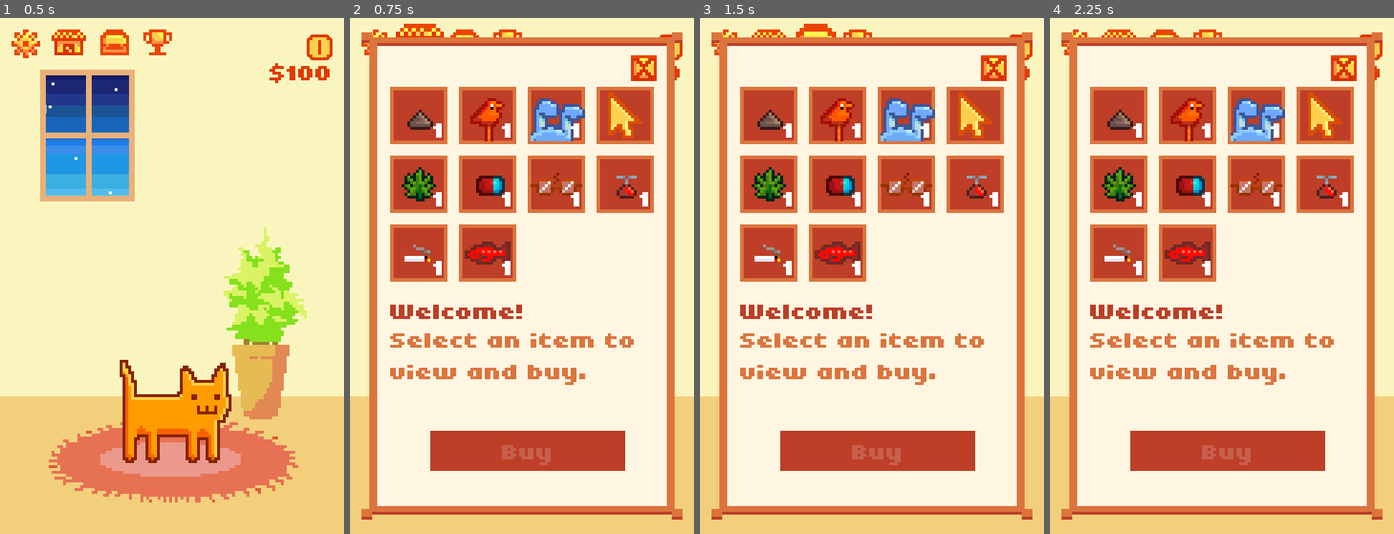
Above: before the commit, frames 1-4 (left to right).
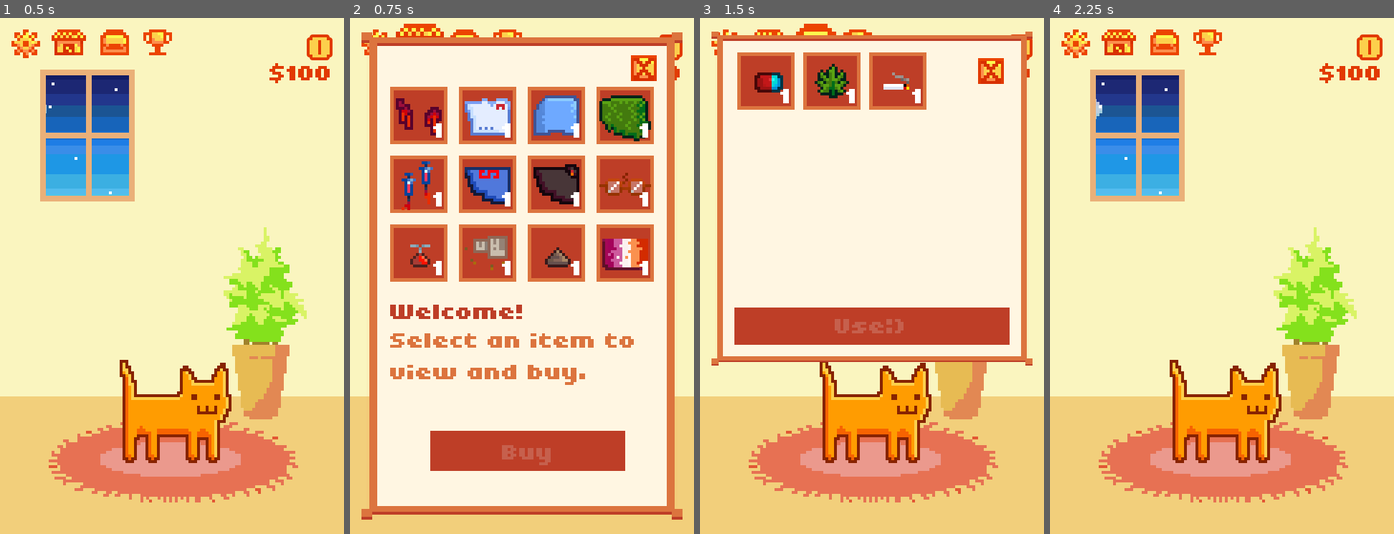
Above: after the commit, the same moments.

Repository: QueenChristina/cat-addiction
Game: Godot game, scene res://src/scenes/World.tscn
The game is run twice, just before and just after one commit, with the same random seed, the same clock (stepped at 60 frames per second) and the same inputs.
Inputs (mouse positions are in pixels of both pictures, inside the frame that each line leads up to):
- Up to frame 1 (0.5 s): no input
- Up to frame 2 (0.75 s): click (418, 43) at 0.5 s
- Up to frame 3 (1.5 s): click (813, 43) at 1.25 s
- Up to frame 4 (2.25 s): click (1222, 451) at 2.02 s

Frame 1 is identical in both runs. In frame 2, 10% of the frame differs, in the area x 13-89%, y 14-52%; in frame 3, 58%; in frame 4, 82%, in the area x 3-97%, y 2-98%.

Commit message:
Add space under inventory bag to show cat, and add more clothes

Diff:
--- a/data/items.json
+++ b/data/items.json
@@ -13,6 +13,9 @@
         "type" : "hat",
     },
 
+
+    "///////////////////////////////// HAT //////////////////////////////" : {},
+
     "hairyPawter" : {
         "name": "Hairy Pawter",
         "price" : 90,
@@ -65,6 +68,9 @@
         "description" : "Brain stuff.",
         "type" : "hat",
     },
+
+
+    "///////////////////////////////// MOUTH //////////////////////////////" : {},
 
     "cig" : {
         "name": "Cig",
@@ -79,18 +85,80 @@
         "type" : "mouth",
     },
 
-    "weed_costume" : {
+
+    "///////////////////////////////// BODY //////////////////////////////" : {},
+
+    "bloodBod" : {
+        "name": "Bloody Bod",
+        "price" : 10,
+        "description" : "Your bodacious bod is bloody!",
+        "type" : "body",
+    },
+
+    "weedCape" : {
         "name": "Weed Cape",
         "price" : 420,
         "description" : "Wearable weed draped on your handsome shoulders.",
-        "type" : "hat",
-        "special_icon" : "NAME of special display icon - for items too big to fit in normal display",
-    },
+        "type" : "body",
+    },
+
+    "blueSweater" : {
+        "name": "Blue Sweater",
+        "price" : 10,
+        "description" : "Granny BNY knitted this for you.",
+        "type" : "body",
+    },
+
+    "harryCape" : {
+        "name": "Harry Cape",
+        "price" : 10,
+        "description" : "Harry Pawter's cape",
+        "type" : "body",
+    },
+
+    "homeless" : {
+        "name": "New Home",
+        "price" : 10,
+        "description" : "Your new home, complete with smol companions.",
+        "type" : "body",
+    },
+
+    "labCoat" : {
+        "name": "Lab Coat",
+        "price" : 10,
+        "description" : "For *ahem* special purposes, and what's in your basement.",
+        "type" : "body",
+    },
+
+    "shots" : {
+        "name": "Special Shots",
+        "price" : 10,
+        "description" : "Directly into your bod! Yeah!",
+        "type" : "body",
+    },
+
+    "specialFlag1" : {
+        "name": "Striped cape 1",
+        "price" : 10,
+        "description" : "Special colored cape",
+        "type" : "body",
+    },
+
+    "superCape" : {
+        "name": "SuperCat Cape",
+        "price" : 10,
+        "description" : "So you can be super now too.",
+        "type" : "body",
+    },
+
+
+    "///////////////////////////////// SPECIAL //////////////////////////////" : {},
+
     "clicker" : {
         "name": "Auto Clicker",
         "price" : 25,
         "type" : "perma",
-        "description" : "Lore",
+        "description" : "Pet the cat automatically!",
         "special_icon" : "clicker",
     },
 
--- a/src/UIIcons.gd
+++ b/src/UIIcons.gd
@@ -1,7 +1,7 @@
-extends Node2D
+extends HBoxContainer
 
 """
-NOTE: In the future, use radio buttons instead -_-
+NOTE: In the future, use radio buttons instead -_-, or tab container
 Closes all open icons outside of selected.
 """
 
@@ -10,6 +10,7 @@
 	for icon in self.get_children():
 		icon.connect("opened", self, "_on_icon_selected", [icon])
 
+# Closes all except currently selected
 func _on_icon_selected(selected_icon):
 	for icon in self.get_children():
 		if icon != selected_icon:
--- /dev/null
+++ b/src/items/BodyDecor.tscn
@@ -0,0 +1,95 @@
+[gd_scene load_steps=12 format=2]
+
+[ext_resource path="res://assets/items/clothes/clothes_sheet1.png" type="Texture" id=1]
+
+[sub_resource type="AtlasTexture" id=1]
+atlas = ExtResource( 1 )
+region = Rect2( 0, 0, 58, 48 )
+
+[sub_resource type="AtlasTexture" id=2]
+atlas = ExtResource( 1 )
+region = Rect2( 464, 0, 58, 48 )
+
+[sub_resource type="AtlasTexture" id=3]
+atlas = ExtResource( 1 )
+region = Rect2( 232, 0, 58, 48 )
+
+[sub_resource type="AtlasTexture" id=4]
+atlas = ExtResource( 1 )
+region = Rect2( 58, 0, 58, 48 )
+
+[sub_resource type="AtlasTexture" id=5]
+atlas = ExtResource( 1 )
+region = Rect2( 348, 0, 58, 48 )
+
+[sub_resource type="AtlasTexture" id=6]
+atlas = ExtResource( 1 )
+region = Rect2( 116, 0, 58, 48 )
+
+[sub_resource type="AtlasTexture" id=7]
+atlas = ExtResource( 1 )
+region = Rect2( 406, 0, 58, 48 )
+
+[sub_resource type="AtlasTexture" id=8]
+atlas = ExtResource( 1 )
+region = Rect2( 174, 0, 58, 48 )
+
+[sub_resource type="AtlasTexture" id=9]
+atlas = ExtResource( 1 )
+region = Rect2( 290, 0, 58, 48 )
+
+[sub_resource type="SpriteFrames" id=10]
+animations = [ {
+"frames": [  ],
+"loop": true,
+"name": "default",
+"speed": 5.0
+}, {
+"frames": [ SubResource( 1 ) ],
+"loop": true,
+"name": "bloodBod",
+"speed": 5.0
+}, {
+"frames": [ SubResource( 2 ) ],
+"loop": true,
+"name": "weedCape",
+"speed": 5.0
+}, {
+"frames": [ SubResource( 3 ) ],
+"loop": true,
+"name": "labCoat",
+"speed": 5.0
+}, {
+"frames": [ SubResource( 4 ) ],
+"loop": true,
+"name": "blueSweater",
+"speed": 5.0
+}, {
+"frames": [ SubResource( 5 ) ],
+"loop": true,
+"name": "specialFlag1",
+"speed": 5.0
+}, {
+"frames": [ SubResource( 6 ) ],
+"loop": true,
+"name": "homeless",
+"speed": 5.0
+}, {
+"frames": [ SubResource( 7 ) ],
+"loop": true,
+"name": "superCape",
+"speed": 5.0
+}, {
+"frames": [ SubResource( 8 ) ],
+"loop": true,
+"name": "harryCape",
+"speed": 5.0
+}, {
+"frames": [ SubResource( 9 ) ],
+"loop": true,
+"name": "shots",
+"speed": 5.0
+} ]
+
+[node name="BodyDecor" type="AnimatedSprite"]
+frames = SubResource( 10 )
--- a/src/items/InBag.tscn
+++ b/src/items/InBag.tscn
@@ -1,10 +1,9 @@
-[gd_scene load_steps=21 format=2]
+[gd_scene load_steps=20 format=2]
 
 [ext_resource path="res://assets/ui/ShopBackground.png" type="Texture" id=1]
 [ext_resource path="res://src/items/bag.gd" type="Script" id=2]
 [ext_resource path="res://src/ui/SmolOrange.tres" type="Theme" id=3]
 [ext_resource path="res://assets/ui/1980v202003.ttf" type="DynamicFontData" id=4]
-[ext_resource path="res://src/ui/clickableIcon.tscn" type="PackedScene" id=5]
 
 [sub_resource type="StyleBoxFlat" id=1]
 bg_color = Color( 0.74902, 0.247059, 0.156863, 1 )
@@ -117,9 +116,10 @@
 [node name="InBag" type="NinePatchRect"]
 anchor_left = 0.5
 anchor_right = 0.5
-margin_left = -69.5
-margin_right = 69.5
-margin_bottom = 74.0
+margin_left = -56.0
+margin_top = 3.0
+margin_right = 55.0
+margin_bottom = 71.0
 texture = ExtResource( 1 )
 patch_margin_left = 15
 patch_margin_top = 12
@@ -131,10 +131,10 @@
 }
 
 [node name="ScrollContainer" type="ScrollContainer" parent="."]
-margin_left = 11.75
-margin_top = 7.875
-margin_right = 128.75
-margin_bottom = 52.875
+margin_left = 9.0
+margin_top = 8.0
+margin_right = 103.0
+margin_bottom = 53.0
 theme = ExtResource( 3 )
 __meta__ = {
 "_edit_use_anchors_": false
@@ -142,7 +142,7 @@
 
 [node name="GridContainer" type="GridContainer" parent="ScrollContainer"]
 custom_constants/hseparation = 3
-columns = 5
+columns = 4
 __meta__ = {
 "_edit_use_anchors_": false
 }
@@ -165,10 +165,10 @@
 anchor_top = 1.0
 anchor_right = 1.0
 anchor_bottom = 1.0
-margin_left = 8.0
-margin_top = -37.0
-margin_right = -8.0
-margin_bottom = -25.0
+margin_left = 8.94387
+margin_top = 29.5775
+margin_right = -7.05613
+margin_bottom = 53.5775
 grow_horizontal = 0
 grow_vertical = 0
 rect_clip_content = false
@@ -198,7 +198,6 @@
 }
 
 [node name="HideButton2" type="Button" parent="."]
-visible = false
 margin_left = 61.0
 margin_top = -11.0
 margin_right = 138.0
@@ -208,14 +207,5 @@
 custom_styles/focus = SubResource( 14 )
 custom_styles/normal = SubResource( 15 )
 
-[node name="Exit" parent="." instance=ExtResource( 5 )]
-anchor_left = 1.0
-anchor_right = 1.0
-margin_left = -18.0
-margin_top = 8.5
-margin_right = -9.0
-margin_bottom = 17.5
-make_visible_on_click = NodePath("..")
-
 [connection signal="pressed" from="HideButton" to="." method="_on_HideButton_pressed"]
 [connection signal="pressed" from="HideButton2" to="." method="_on_HideButton_pressed"]
--- a/src/items/bag.gd
+++ b/src/items/bag.gd
@@ -77,6 +77,6 @@
 			emit_signal("unequip", selected_item.type)
 			Globals.equipped[selected_item.type] = ""
 
-# Hacky workaround with UIs to hide when click off of bag
-func _on_HideButton_pressed():
-	self.hide()
+## Hacky workaround with UIs to hide when click off of bag
+#func _on_HideButton_pressed():
+#	self.hide()
--- a/src/player/Cat.gd
+++ b/src/player/Cat.gd
@@ -130,13 +130,22 @@
 		all_sprite.scale.x = -1 * all_sprite.scale.x
 
 func _on_equip(item_id, item_type):
+#	print("Equipped " + item_id)
 	if item_type == "hat":
 		hat_decor.animation = item_id # Assume matches item id
 	elif item_type == "mouth":
 		mouth_decor.animation = item_id
+	elif item_type == "body":
+		body_decor.animation = item_id
+	else:
+		print("EQUIP: did not implement equipping item type " + item_id)
 
 func _on_unequip(item_type):
 	if item_type == "hat":
 		hat_decor.animation = "default"
 	elif item_type == "mouth":
 		mouth_decor.animation = "default"
+	elif item_type == "body":
+		body_decor.animation = "default"
+	else:
+		print("UNEQUIP: did not implement equipping item type " + item_type)
--- a/src/player/Cat.tscn
+++ b/src/player/Cat.tscn
@@ -3,14 +3,35 @@
 [ext_resource path="res://assets/player/cat.png" type="Texture" id=1]
 [ext_resource path="res://src/items/MouthDecor.tscn" type="PackedScene" id=2]
 [ext_resource path="res://src/items/HatDecor.tscn" type="PackedScene" id=3]
+[ext_resource path="res://src/items/BodyDecor.tscn" type="PackedScene" id=4]
 [ext_resource path="res://assets/audio/Meow.wav" type="AudioStream" id=5]
 [ext_resource path="res://src/player/Cat.gd" type="Script" id=6]
 
 [sub_resource type="AtlasTexture" id=1]
 atlas = ExtResource( 1 )
+region = Rect2( 312, 0, 52, 42 )
+
+[sub_resource type="AtlasTexture" id=2]
+atlas = ExtResource( 1 )
+region = Rect2( 364, 0, 52, 42 )
+
+[sub_resource type="AtlasTexture" id=3]
+atlas = ExtResource( 1 )
+region = Rect2( 416, 0, 52, 42 )
+
+[sub_resource type="AtlasTexture" id=4]
+atlas = ExtResource( 1 )
+region = Rect2( 468, 0, 52, 42 )
+
+[sub_resource type="AtlasTexture" id=5]
+atlas = ExtResource( 1 )
+region = Rect2( 104, 0, 52, 42 )
+
+[sub_resource type="AtlasTexture" id=6]
+atlas = ExtResource( 1 )
 region = Rect2( 0, 0, 52, 42 )
 
-[sub_resource type="AtlasTexture" id=2]
+[sub_resource type="AtlasTexture" id=7]
 atlas = ExtResource( 1 )
 region = Rect2( 52, 0, 52, 42 )
 
@@ -30,29 +51,19 @@
 atlas = ExtResource( 1 )
 region = Rect2( 260, 0, 52, 42 )
 
-[sub_resource type="AtlasTexture" id=3]
-atlas = ExtResource( 1 )
-region = Rect2( 104, 0, 52, 42 )
-
-[sub_resource type="AtlasTexture" id=4]
-atlas = ExtResource( 1 )
-region = Rect2( 312, 0, 52, 42 )
-
-[sub_resource type="AtlasTexture" id=5]
-atlas = ExtResource( 1 )
-region = Rect2( 364, 0, 52, 42 )
-
-[sub_resource type="AtlasTexture" id=6]
-atlas = ExtResource( 1 )
-region = Rect2( 416, 0, 52, 42 )
-
-[sub_resource type="AtlasTexture" id=7]
-atlas = ExtResource( 1 )
-region = Rect2( 468, 0, 52, 42 )
-
 [sub_resource type="SpriteFrames" id=12]
 animations = [ {
-"frames": [ SubResource( 1 ), SubResource( 2 ) ],
+"frames": [ SubResource( 1 ), SubResource( 2 ), SubResource( 3 ), SubResource( 4 ) ],
+"loop": true,
+"name": "walk",
+"speed": 5.0
+}, {
+"frames": [ SubResource( 5 ) ],
+"loop": true,
+"name": "stand",
+"speed": 5.0
+}, {
+"frames": [ SubResource( 6 ), SubResource( 7 ) ],
 "loop": true,
 "name": "sleep",
 "speed": 1.5
@@ -61,27 +72,9 @@
 "loop": true,
 "name": "meow",
 "speed": 5.0
-}, {
-"frames": [ SubResource( 3 ) ],
-"loop": true,
-"name": "stand",
-"speed": 5.0
-}, {
-"frames": [ SubResource( 4 ), SubResource( 5 ), SubResource( 6 ), SubResource( 7 ) ],
-"loop": true,
-"name": "walk",
-"speed": 5.0
 } ]
 
-[sub_resource type="SpriteFrames" id=13]
-animations = [ {
-"frames": [  ],
-"loop": true,
-"name": "default",
-"speed": 5.0
-} ]
-
-[sub_resource type="RectangleShape2D" id=14]
+[sub_resource type="RectangleShape2D" id=13]
 extents = Vector2( 17.1908, 16.0608 )
 
 [node name="Cat" type="Area2D"]
@@ -99,18 +92,17 @@
 
 [node name="MouthDecor" parent="Base/ShakeBase" instance=ExtResource( 2 )]
 position = Vector2( 19.1543, 0.111362 )
-animation = "default"
 
 [node name="HatDecor" parent="Base/ShakeBase" instance=ExtResource( 3 )]
 position = Vector2( 14.0214, -8.9067 )
 playing = true
 
-[node name="BodyDecor" type="AnimatedSprite" parent="Base/ShakeBase"]
-frames = SubResource( 13 )
+[node name="BodyDecor" parent="Base/ShakeBase" instance=ExtResource( 4 )]
+position = Vector2( 1, 1 )
 
 [node name="CollisionShape2D" type="CollisionShape2D" parent="."]
 position = Vector2( 2, 3 )
-shape = SubResource( 14 )
+shape = SubResource( 13 )
 
 [node name="Mew" type="AudioStreamPlayer2D" parent="."]
 stream = ExtResource( 5 )
--- a/src/player/Globals.gd
+++ b/src/player/Globals.gd
@@ -9,10 +9,18 @@
 var inventory = {"clicker" : 0,"pill" : 1, "weed" : 1, "cig" : 1} # Format of item_id : amount
 var equipped = {"hat" : "", "mouth" : "", "body" : ""} # Equipped items of format type : item_id
 var items = {}
-var buyable_items = {"clicker" : INF, "pill" : 1, "weed" : 1, "cig" : 1,
+var buyable_items = {					"propeller" : 1, "hairyPawter" : 1,
+					"poop" : 1, "bloodBod" : 1, "weedCape" : 1,
+					"blueSweater" : 1, "harryCape" : 1, "homeless" : 1,
+					"labCoat" : 1, "shots" : 1, "specialFlag1" : 1,
+					"superCape" : 1} # List of buyable items
+var all_items = {"clicker" : INF, "pill" : 1, "weed" : 1, "cig" : 1,
 					"bunny" : 1, "birb" : 1, "redHerring" : 1,
 					"propeller" : 1, "hairyPawter" : 1,
-					"poop" : 1} # List of buyable items by
+					"poop" : 1, "bloodBod" : 1, "weedCape" : 1,
+					"blueSweater" : 1, "harryCape" : 1, "homeless" : 1,
+					"labCoat" : 1, "shots" : 1, "specialFlag1" : 1,
+					"superCape" : 1}
 # item_id : amount -- to be added to manually as you make more items and story
 # progresses and/or player gets richer
 var achievements = {}
--- a/src/scenes/AutoClickers.gd
+++ b/src/scenes/AutoClickers.gd
@@ -12,7 +12,7 @@
 func _ready():
 	pass
 func add_clicker():
-	var c=auto_clicker_scene.instance()
+	var c = auto_clicker_scene.instance()
 	c.set_cat(cat)
 	add_child(c)
 	clickers.append(c)
--- a/src/scenes/World.tscn
+++ b/src/scenes/World.tscn
@@ -1,9 +1,10 @@
-[gd_scene load_steps=31 format=2]
+[gd_scene load_steps=37 format=2]
 
 [ext_resource path="res://assets/ui/Play.png" type="Texture" id=1]
 [ext_resource path="res://assets/ui/Pause.png" type="Texture" id=2]
 [ext_resource path="res://assets/ui/ShopIcon.png" type="Texture" id=3]
 [ext_resource path="res://src/bg/Background.tscn" type="PackedScene" id=4]
+[ext_resource path="res://src/UIIcons.gd" type="Script" id=5]
 [ext_resource path="res://src/items/InBag.tscn" type="PackedScene" id=6]
 [ext_resource path="res://src/player/Cat.tscn" type="PackedScene" id=7]
 [ext_resource path="res://assets/ui/1980v202002.ttf" type="DynamicFontData" id=8]
@@ -45,11 +46,20 @@
 [sub_resource type="Theme" id=3]
 default_font = SubResource( 2 )
 
-[sub_resource type="StyleBoxFlat" id=4]
+[sub_resource type="StyleBoxEmpty" id=4]
+
+[sub_resource type="StyleBoxEmpty" id=5]
+
+[sub_resource type="StyleBoxEmpty" id=6]
+
+[sub_resource type="StyleBoxEmpty" id=7]
+
+[sub_resource type="StyleBoxEmpty" id=8]
+
+[sub_resource type="StyleBoxFlat" id=9]
 bg_color = Color( 0.890196, 0.231373, 0.00784314, 1 )
 
-[sub_resource type="Animation" id=5]
-resource_name = "notif"
+[sub_resource type="Animation" id=10]
 length = 2.5
 tracks/0/type = "value"
 tracks/0/path = NodePath(".:rect_position")
@@ -160,6 +170,7 @@
 margin_bottom = 14.0
 size_flags_horizontal = 3
 size_flags_vertical = 0
+script = ExtResource( 5 )
 
 [node name="SettingsButton" type="TextureButton" parent="UI/Margin/TopInfo"]
 margin_right = 10.0
@@ -197,7 +208,7 @@
 margin_bottom = 10.0
 texture_normal = ExtResource( 13 )
 script = ExtResource( 26 )
-make_visible_on_click = NodePath("../../InBag")
+make_visible_on_click = NodePath("../../VBoxContainer")
 
 [node name="ClickSound" type="AudioStreamPlayer" parent="UI/Margin/TopInfo/BagButton"]
 
@@ -220,14 +231,44 @@
 [node name="HoverSound" type="AudioStreamPlayer" parent="UI/Margin/TopInfo/AchievementsButton"]
 stream = ExtResource( 27 )
 
-[node name="InBag" parent="UI/Margin" instance=ExtResource( 6 )]
-visible = false
-anchor_left = 0.0
-anchor_right = 0.0
+[node name="VBoxContainer" type="VBoxContainer" parent="UI/Margin"]
+visible = false
 margin_left = 4.0
 margin_top = 4.0
 margin_right = 116.0
 margin_bottom = 176.0
+mouse_filter = 2
+__meta__ = {
+"_edit_use_anchors_": false
+}
+
+[node name="InBag" parent="UI/Margin/VBoxContainer" instance=ExtResource( 6 )]
+anchor_left = 0.0
+anchor_right = 0.0
+margin_left = 0.0
+margin_top = 0.0
+margin_right = 112.0
+margin_bottom = 118.0
+size_flags_vertical = 3
+
+[node name="Exit" parent="UI/Margin/VBoxContainer/InBag" instance=ExtResource( 9 )]
+margin_left = 93.4156
+margin_top = 9.84786
+margin_right = 102.416
+margin_bottom = 18.8479
+make_visible_on_click = NodePath("../..")
+
+[node name="HideButton" type="Button" parent="UI/Margin/VBoxContainer"]
+margin_top = 122.0
+margin_right = 112.0
+margin_bottom = 172.0
+rect_min_size = Vector2( 0, 50 )
+mouse_filter = 1
+custom_styles/hover = SubResource( 4 )
+custom_styles/pressed = SubResource( 5 )
+custom_styles/focus = SubResource( 6 )
+custom_styles/disabled = SubResource( 7 )
+custom_styles/normal = SubResource( 8 )
 
 [node name="Shop" parent="UI/Margin" instance=ExtResource( 14 )]
 visible = false
@@ -277,7 +318,7 @@
 scroll_active = false
 
 [node name="AnimationPlayer" type="AnimationPlayer" parent="UI/Margin/AchievementsController/Notification"]
-anims/notif = SubResource( 5 )
+anims/notif = SubResource( 10 )
 
 [node name="Confetti" type="Node2D" parent="UI/Margin/AchievementsController"]
 position = Vector2( 0, -15 )
@@ -372,8 +413,13 @@
 size_flags_vertical = 3
 
 [node name="Exit" parent="UI/Margin/AchievementsController/PastAchievements" instance=ExtResource( 9 )]
+margin_left = 106.811
+margin_top = 7.25
+margin_right = 115.811
+margin_bottom = 16.25
 make_visible_on_click = NodePath("..")
 
-[connection signal="opened" from="UI/Margin/TopInfo/BagButton" to="UI/Margin/InBag" method="update_bag"]
-[connection signal="equip" from="UI/Margin/InBag" to="Cat" method="_on_equip"]
-[connection signal="unequip" from="UI/Margin/InBag" to="Cat" method="_on_unequip"]
+[connection signal="opened" from="UI/Margin/TopInfo/BagButton" to="UI/Margin/VBoxContainer/InBag" method="update_bag"]
+[connection signal="equip" from="UI/Margin/VBoxContainer/InBag" to="Cat" method="_on_equip"]
+[connection signal="unequip" from="UI/Margin/VBoxContainer/InBag" to="Cat" method="_on_unequip"]
+[connection signal="pressed" from="UI/Margin/VBoxContainer/HideButton" to="UI/Margin/VBoxContainer/InBag/Exit" method="_got_clicked"]
--- a/src/shop/ItemContainer.gd
+++ b/src/shop/ItemContainer.gd
@@ -55,6 +55,8 @@
 			item_icon = items.get_node("HatDecor")
 		elif type == "mouth":
 			item_icon = items.get_node("MouthDecor")
+		elif type == "body":
+			item_icon = items.get_node("BodyDecor")
 		else:
 			print("WARNING: unknown item type.")
 			item_icon = items.get_node("Item")
--- a/src/shop/ItemContainer.tscn
+++ b/src/shop/ItemContainer.tscn
@@ -8,6 +8,8 @@
 [ext_resource path="res://src/items/HatDecor.tscn" type="PackedScene" id=6]
 [ext_resource path="res://src/items/MouthDecor.tscn" type="PackedScene" id=7]
 [ext_resource path="res://assets/items/item_displays.png" type="Texture" id=8]
+[ext_resource path="res://src/items/BodyDecor.tscn" type="PackedScene" id=9]
+[ext_resource path="res://assets/items/item_displays_bod.png" type="Texture" id=10]
 
 [sub_resource type="StyleBoxEmpty" id=1]
 
@@ -50,22 +52,58 @@
 }
 
 [sub_resource type="AtlasTexture" id=7]
+atlas = ExtResource( 10 )
+region = Rect2( 140, 0, 20, 20 )
+
+[sub_resource type="AtlasTexture" id=8]
+atlas = ExtResource( 10 )
+region = Rect2( 0, 0, 20, 20 )
+
+[sub_resource type="AtlasTexture" id=9]
+atlas = ExtResource( 8 )
+region = Rect2( 40, 0, 20, 20 )
+
+[sub_resource type="AtlasTexture" id=10]
+atlas = ExtResource( 8 )
+region = Rect2( 60, 0, 20, 20 )
+
+[sub_resource type="AtlasTexture" id=11]
 atlas = ExtResource( 8 )
 region = Rect2( 20, 0, 20, 20 )
 
-[sub_resource type="AtlasTexture" id=8]
-atlas = ExtResource( 8 )
+[sub_resource type="AtlasTexture" id=12]
+atlas = ExtResource( 10 )
+region = Rect2( 60, 0, 20, 20 )
+
+[sub_resource type="AtlasTexture" id=13]
+atlas = ExtResource( 10 )
+region = Rect2( 120, 0, 20, 20 )
+
+[sub_resource type="AtlasTexture" id=14]
+atlas = ExtResource( 10 )
 region = Rect2( 40, 0, 20, 20 )
 
-[sub_resource type="AtlasTexture" id=9]
-atlas = ExtResource( 8 )
-region = Rect2( 60, 0, 20, 20 )
-
-[sub_resource type="AtlasTexture" id=10]
+[sub_resource type="AtlasTexture" id=15]
+atlas = ExtResource( 10 )
+region = Rect2( 100, 0, 20, 20 )
+
+[sub_resource type="AtlasTexture" id=16]
+atlas = ExtResource( 10 )
+region = Rect2( 20, 0, 20, 20 )
+
+[sub_resource type="AtlasTexture" id=17]
+atlas = ExtResource( 10 )
+region = Rect2( 80, 0, 20, 20 )
+
+[sub_resource type="AtlasTexture" id=18]
 atlas = ExtResource( 8 )
 region = Rect2( 0, 0, 20, 20 )
 
-[sub_resource type="SpriteFrames" id=11]
+[sub_resource type="AtlasTexture" id=19]
+atlas = ExtResource( 10 )
+region = Rect2( 160, 0, 20, 20 )
+
+[sub_resource type="SpriteFrames" id=20]
 animations = [ {
 "frames": [  ],
 "loop": true,
@@ -74,22 +112,67 @@
 }, {
 "frames": [ SubResource( 7 ) ],
 "loop": true,
+"name": "bloodBod",
+"speed": 5.0
+}, {
+"frames": [ SubResource( 8 ) ],
+"loop": true,
+"name": "weedCape",
+"speed": 5.0
+}, {
+"frames": [ SubResource( 9 ) ],
+"loop": true,
+"name": "hairyPawter",
+"speed": 5.0
+}, {
+"frames": [ SubResource( 10 ) ],
+"loop": true,
+"name": "redHerring",
+"speed": 5.0
+}, {
+"frames": [ SubResource( 11 ) ],
+"loop": true,
 "name": "bunny",
 "speed": 5.0
 }, {
-"frames": [ SubResource( 8 ) ],
-"loop": true,
-"name": "hairyPawter",
-"speed": 5.0
-}, {
-"frames": [ SubResource( 9 ) ],
-"loop": true,
-"name": "redHerring",
-"speed": 5.0
-}, {
-"frames": [ SubResource( 10 ) ],
+"frames": [ SubResource( 12 ) ],
+"loop": true,
+"name": "labCoat",
+"speed": 5.0
+}, {
+"frames": [ SubResource( 13 ) ],
+"loop": true,
+"name": "blueSweater",
+"speed": 5.0
+}, {
+"frames": [ SubResource( 14 ) ],
+"loop": true,
+"name": "specialFlag1",
+"speed": 5.0
+}, {
+"frames": [ SubResource( 15 ) ],
+"loop": true,
+"name": "homeless",
+"speed": 5.0
+}, {
+"frames": [ SubResource( 16 ) ],
+"loop": true,
+"name": "superCape",
+"speed": 5.0
+}, {
+"frames": [ SubResource( 17 ) ],
+"loop": true,
+"name": "harryCape",
+"speed": 5.0
+}, {
+"frames": [ SubResource( 18 ) ],
 "loop": true,
 "name": "birb",
+"speed": 5.0
+}, {
+"frames": [ SubResource( 19 ) ],
+"loop": true,
+"name": "shots",
 "speed": 5.0
 } ]
 
@@ -141,10 +224,15 @@
 position = Vector2( 10, 10 )
 playing = false
 
+[node name="BodyDecor" parent="Display" instance=ExtResource( 9 )]
+visible = false
+position = Vector2( -17.6987, -16.1068 )
+centered = false
+
 [node name="Displays" type="AnimatedSprite" parent="Display"]
 visible = false
-frames = SubResource( 11 )
-animation = "birb"
+frames = SubResource( 20 )
+animation = "superCape"
 centered = false
 
 [node name="AudioStreamPlayer" type="AudioStreamPlayer" parent="."]
--- a/src/shop/Shop_Panel.tscn
+++ b/src/shop/Shop_Panel.tscn
@@ -91,7 +91,6 @@
 bbcode_enabled = true
 bbcode_text = "A magnificent beast of wonder and beauty."
 text = "A magnificent beast of wonder and beauty."
-scroll_active = false
 __meta__ = {
 "_edit_use_anchors_": false
 }
--- a/src/ui/TopButton.gd
+++ b/src/ui/TopButton.gd
@@ -19,17 +19,18 @@
 onready var sound = $ClickSound
 onready var hover_sound = $HoverSound
 onready var icon = self
-var was_hovered=false
+var was_hovered = false
 # Called when the node enters the scene tree for the first time.
 func _ready():
-	connect("mouse_over",self,"_on_icon_mouse_entered")
-	connect("focus_exit",self,"_on_icon_mouse_exited")
+#	connect("mouse_entered",self,"_on_icon_mouse_entered")
+#	connect("mouse_exited",self,"_on_icon_mouse_exited")
 	connect("pressed",self,"_got_clicked")
-	sound.stream = load(sound_file)
+	if sound_file:
+		sound.stream = load(sound_file)
 
 func _input(event):
 	if is_hovered() and not was_hovered:
-		was_hovered=true
+		was_hovered = true
 		_on_icon_mouse_entered()
 	if not is_hovered() and was_hovered:
 		was_hovered=false
@@ -47,14 +48,16 @@
 	if make_visible_on_click != null:
 		var node = get_node(make_visible_on_click)
 		node.visible = false
+
 func _got_clicked():
 	if make_visible_on_click != null:
 		var node = get_node(make_visible_on_click)
 		node.visible = !node.visible
 		if node.visible:
 			emit_signal("opened")
+
 func _on_icon_mouse_entered():
-	self.rect_pivot_offset=self.rect_size/2
+	self.rect_pivot_offset = self.rect_size / 2
 	self.rect_scale = Vector2(1.4, 1.4)
 	hover_sound.play(0)
 
Binary file added: assets/items/clothes/clothes_sheet1.png
Not shown, added: assets/items/clothes/clothes_sheet1.png.import
Binary file added: assets/items/item_displays_bod.png
Not shown, added: assets/items/item_displays_bod.png.import
Not shown: 5 places in src/scenes/World.tscn that only renumber resources
Not shown: 1 places in src/shop/ItemContainer.tscn that only renumber resources
Binary file added: working_files/clothes/bloodBody.png
Not shown, added: working_files/clothes/bloodBody.png.import
Binary file added: working_files/clothes/blueBunSweater.png
Not shown, added: working_files/clothes/blueBunSweater.png.import
Binary file added: working_files/clothes/fleasAndPaper.png
Not shown, added: working_files/clothes/fleasAndPaper.png.import
(and 14 more such lines)
